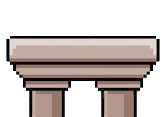
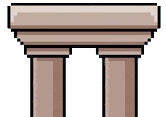
The second 166 × 117 image is a revision of the first. Changes to its layers:
removed layer "DownPart" over box(29, 91, 138, 117)
removed layer "Lower Black Bar" over box(32, 96, 134, 99)
added layer "Big Platform" above "Medium Platform" over box(7, 3, 161, 32)
renamed "Platform" to "Medium Platform", painted on it over box(6, 29, 160, 98)
added group "Small Platform" with 2 layers above "Pillars" over box(24, 45, 144, 58)
added layer "Left Platform" in group "Small Platform" over box(24, 45, 72, 58)
added layer "Right Platform" in group "Small Platform" over box(96, 45, 144, 58)
added group "Pillars" with 2 layers over box(29, 48, 141, 117)
added layer "Left Pillar" in group "Pillars" over box(29, 55, 67, 117)
added layer "Right Pillar" in group "Pillars" over box(95, 48, 141, 117)
